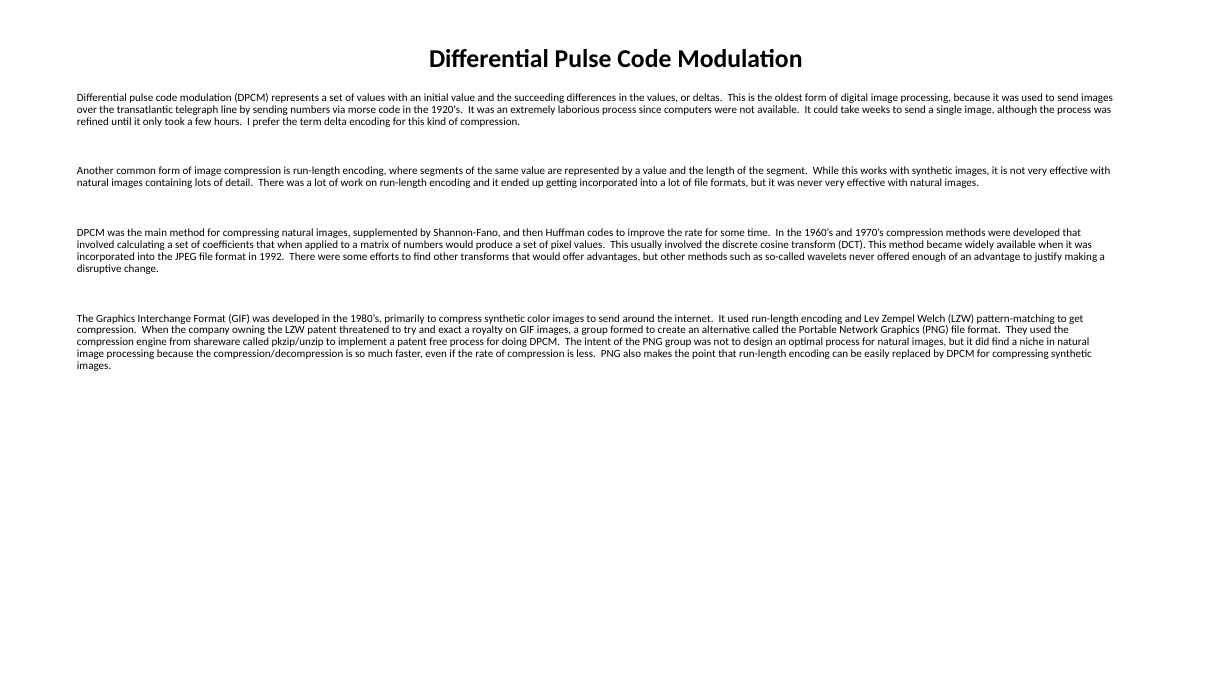
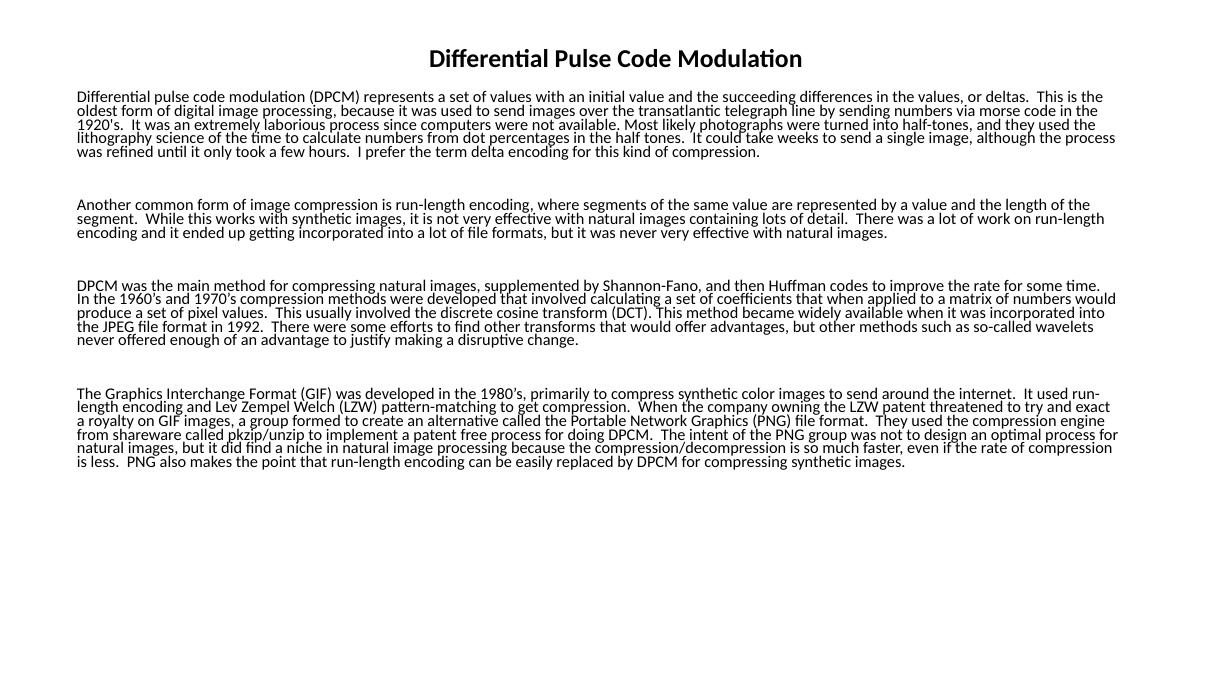
Before and after one commit to bcrow99/DeltaEncoder, a slide deck: slide 1 of Delta.pptx. Drawn at 1232x693 pixels with LibreOffice and Linux fonts; fonts in the diff are those of the drawing. Boxes give left, top, right and bottom in pixels: in the first picture for what was removed or moved away, otherwise in the second. Text is boxed around its words. In the diff, an @@ line names an element or a change of style, - is before the commit and + after.

Commit message:
added a detail

```diff
--- a/Delta.pptx
+++ b/Delta.pptx
@@ text at <box>77,90,1115,160</box>: text changed; size 8.6 to 12.7 pt @@
-Differential pulse code modulation (DPCM) represents a set of values with an initial value and the succeeding differences in the values, or deltas. This is the oldest form of digital image processing, because it was used to send images over the transatlantic telegraph line by sending numbers via morse code in the 1920's. It was an extremely laborious process since computers were not available. It could take weeks to send a single image, although the process was refined until it only took a few hours. I prefer the term delta encoding for this kind of compression.
+Differential pulse code modulation (DPCM) represents a set of values with an initial value and the succeeding differences in the values, or deltas. This is the oldest form of digital image processing, because it was used to send images over the transatlantic telegraph line by sending numbers via morse code in the 1920's. It was an extremely laborious process since computers were not available. Most likely photographs were turned into half-tones, and they used the lithography science of the time to calculate numbers from dot percentages in the half tones. It could take weeks to send a single image, although the process was refined until it only took a few hours. I prefer the term delta encoding for this kind of compression.
@@ text at <box>77,198,1118,470</box>: size 8.6 to 12.7 pt in "Another common form of image compression is ...", "DPCM was the main method for compressing ...", "The Graphics Interchange Format (GIF) was developed ..."; line spacing 0.9 to 0.7 @@
```
